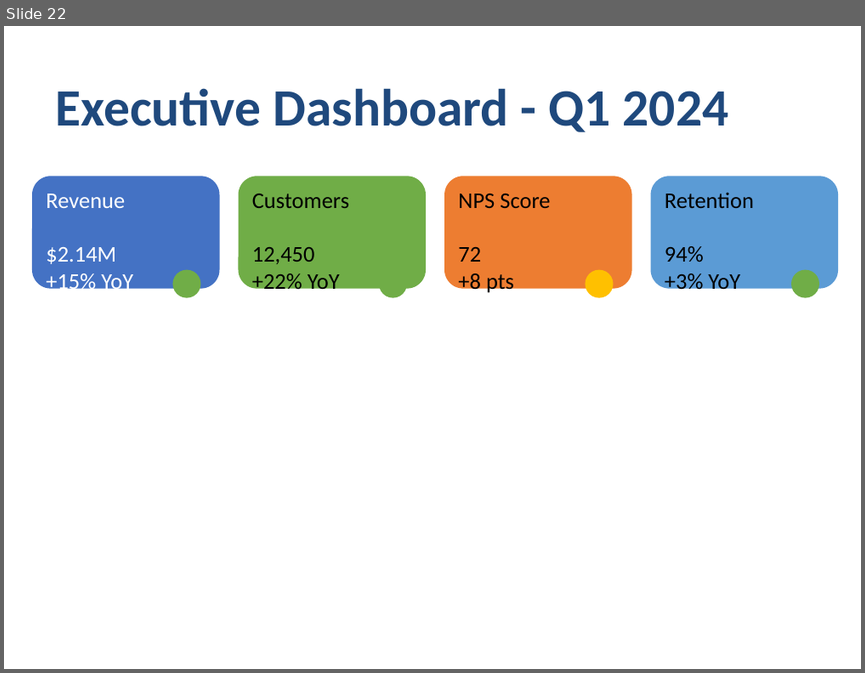
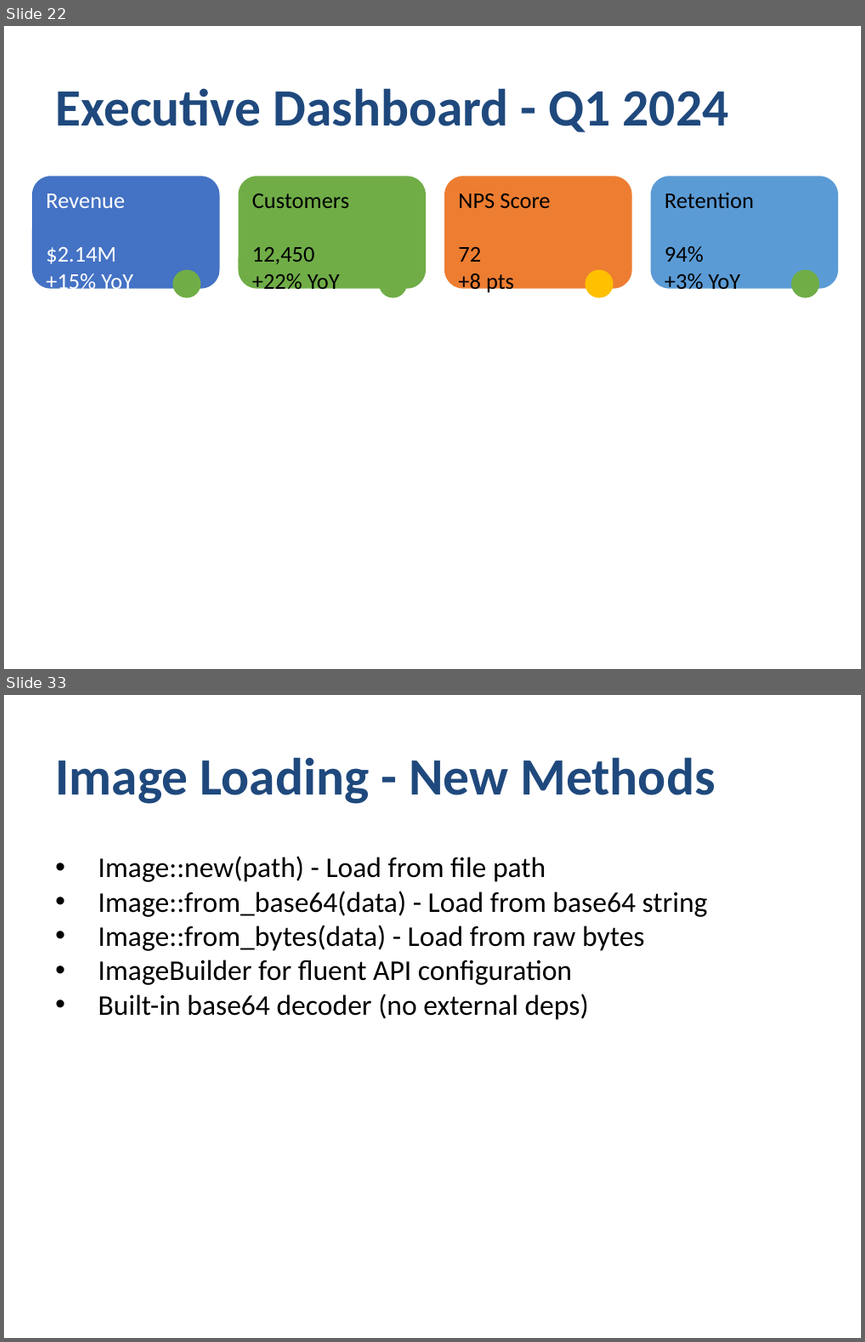
Before and after one commit to yingkitw/ppt-rs, a slide deck: comprehensive_demo.pptx. Shown one above the other, each under a label of ours: slide 22 before the commit, slides 22 and 33 after it; the slides between them are not shown. The pictures are 865x673 and 865x1342 pixels, drawn with LibreOffice and Linux fonts; fonts in the diff are those of the drawing. Boxes give left, top, right and bottom in pixels: in the first picture for what was removed or moved away, otherwise in the second. Text is boxed around its words. In the diff, an @@ line names an element or a change of style, - is before the commit and + after.

Commit message:
Enhance README and TODO with new template and theme features; update demo with bullet styles and image handling
- Added sections for presentation templates and themes in README.md, showcasing usage examples for business proposals, status reports, and various themes.
- Expanded TODO.md to reflect the completion of the template system and layout helpers.
- Updated comprehensive_demo.rs to demonstrate new bullet styles (numbered, lettered, roman, custom) and image loading from base64 and bytes.
- Introduced new image handling capabilities in the generator, allowing images to be created from various sources.

```diff
--- a/comprehensive_demo.pptx
+++ b/comprehensive_demo.pptx
@@ slide 33 added at bbox=[4, 695, 861, 1338], background #FFFFFF @@
@@ text added at bbox=[55, 757, 715, 804], 44 pt, text #1F497D, bold @@
+Image Loading - New Methods
@@ text added at bbox=[98, 856, 708, 1020], 24 pt, text #000000 @@
+• Image::new(path) - Load from file path
+• Image::from_base64(data) - Load from base64 string
+• Image::from_bytes(data) - Load from raw bytes
+• ImageBuilder for fluent API configuration
+• Built-in base64 decoder (no external deps)
```
Also in this commit, not shown: 5 slides changed, 10 other slides added, 32 other files.
